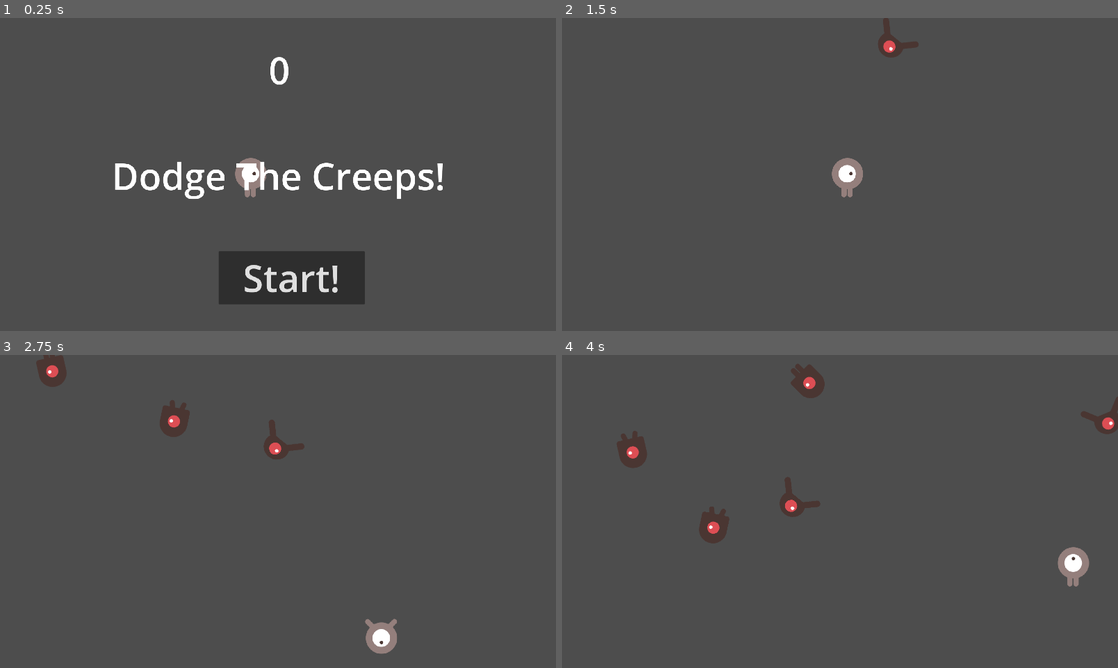
Above: before the commit, frames 1-4 (two rows, left to right).
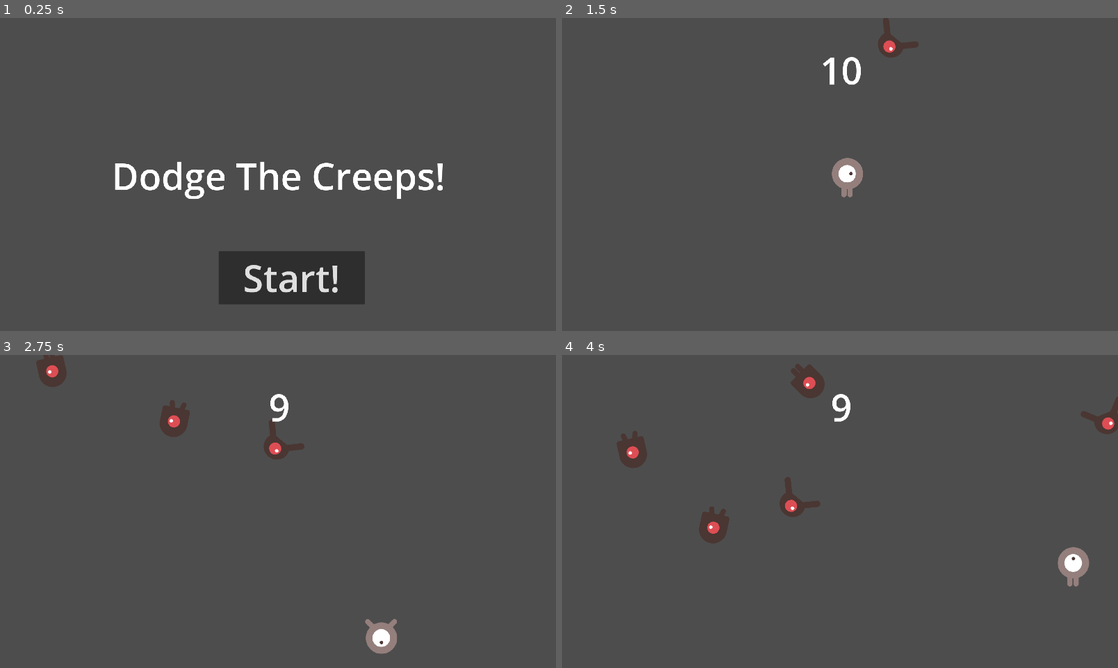
Above: after the commit, the same moments.

Repository: byrdsean/godot-dodge-the-creeps
Game: Godot game, scene res://main.tscn
The game is run twice, just before and just after one commit, with the same random seed, the same clock (stepped at 60 frames per second) and the same inputs.
Inputs:
- Up to frame 1 (0.25 s): no input
- Up to frame 2 (1.5 s): click "Start!" at 0.5 s; hold Right (right) from 1.28 s (still down)
- Up to frame 3 (2.75 s): release Right (right) at 2.03 s; hold Down (down) from 2.03 s (still down)
- Up to frame 4 (4 s): release Down (down) at 2.78 s; hold Right (right) 2.78-3.53 s; hold Up (up) from 3.53 s (still down)

The runs differ from the first frame. In frame 1, 0.5% of the frame differs, in the area x 42-52%, y 12-58%; in frame 2, 0.2%; in frame 3, 0.2%; in frame 4, 0.2%.

Commit message:
Displays health of player.

Diff:
--- a/main.gd
+++ b/main.gd
@@ -7,7 +7,7 @@
 @onready var hud: Hud = $Hud
 
 func _ready() -> void:
-	pass
+	player.visible = false
 
 # Called every frame. 'delta' is the elapsed time since the previous frame.
 func _process(_delta: float) -> void:
@@ -40,12 +40,10 @@
 	add_enemy_timer.stop()
 	player.visible = false
 	get_tree().call_group("enemies", "queue_free")
-	hud.visible = true
+	hud.reset()
 
 
 func _on_hud_start_game() -> void:
 	add_enemy_timer.start()
-	hud.visible = false
-
 	player.reset()
 	player.visible = true
--- a/main.tscn
+++ b/main.tscn
@@ -28,5 +28,6 @@
 
 [node name="Hud" parent="." instance=ExtResource("3_h2yge")]
 
+[connection signal="hit" from="Player" to="Hud" method="_on_player_hit"]
 [connection signal="timeout" from="AddEnemyTimer" to="." method="_on_add_enemy_timer_timeout"]
 [connection signal="start_game" from="Hud" to="." method="_on_hud_start_game"]
--- a/player/player.gd
+++ b/player/player.gd
@@ -1,4 +1,6 @@
 class_name Player extends Area2D
+
+signal hit
 
 @export var speed: int = 10
 @onready var animated_sprite: AnimatedSprite2D = $AnimatedSprite2D
@@ -18,7 +20,7 @@
 func reset() -> void:
 	current_health = TOTAL_HEALTH
 	position = starting_position
-
+	emit_signal("hit", current_health)
 
 func _process(_delta) -> void:
 	if current_health <= 0:
@@ -83,3 +85,5 @@
 	var enemy: Enemy = body as Enemy
 	current_health -= enemy.DAMAGE_POINTS
 	enemy.queue_free()
+
+	emit_signal("hit", current_health)
--- a/ui/hud.gd
+++ b/ui/hud.gd
@@ -1,9 +1,27 @@
 class_name Hud extends CanvasLayer
 
 signal start_game
+@onready var health_label: Label = $Health
+@onready var title_label: Label = $Title
+@onready var start_button: Button = $"Start Button"
+
 
 func _ready() -> void:
-	pass
+	reset()
 
 func _on_start_button_button_down() -> void:
+	health_label.visible = true
+	title_label.visible = false
+	start_button.visible = false
+
 	emit_signal("start_game")
+
+
+func reset() -> void:
+	health_label.visible = false
+	title_label.visible = true
+	start_button.visible = true
+
+
+func _on_player_hit(health: int) -> void:
+	health_label.text = str(health)
--- a/ui/hud.tscn
+++ b/ui/hud.tscn
@@ -16,7 +16,7 @@
 vertical_alignment = 1
 autowrap_mode = 2
 
-[node name="Score" type="Label" parent="."]
+[node name="Health" type="Label" parent="."]
 offset_right = 1929.0
 offset_bottom = 359.0
 theme_override_font_sizes/font_size = 128
